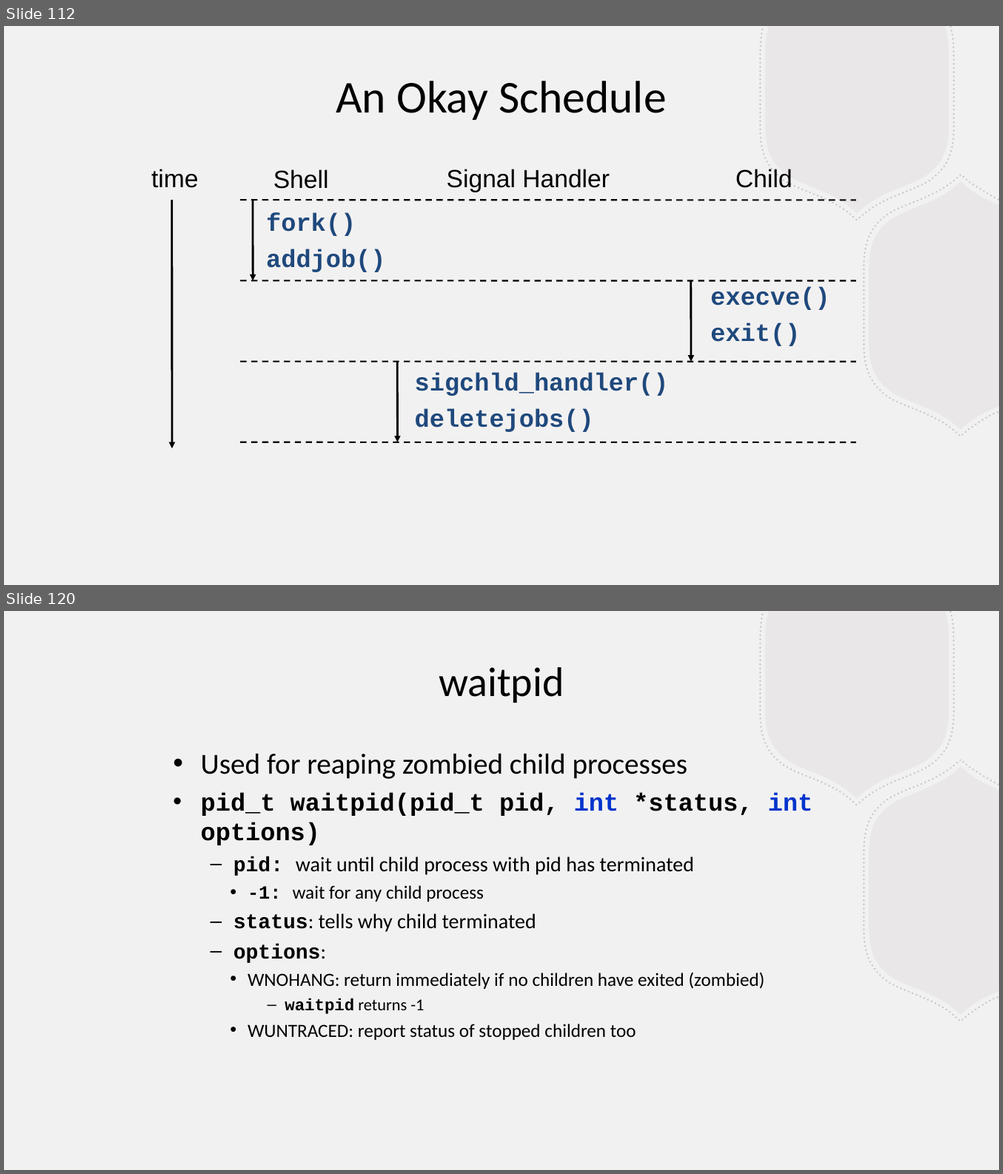
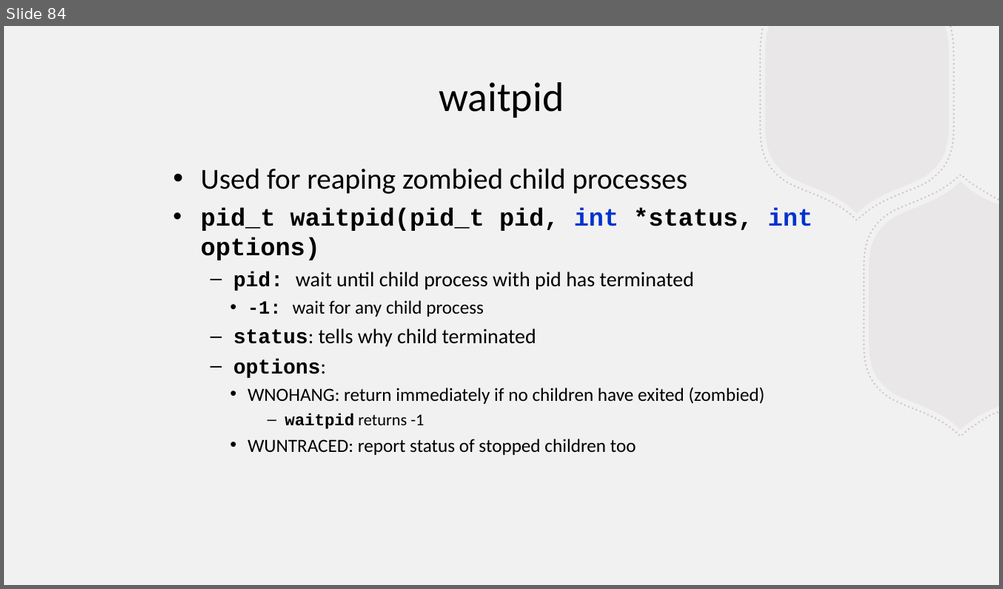
Before and after one commit to BillJr99/Ursinus-CS376, a slide deck: files/lectures/shellipc.pptx. Shown one above the other, each under a label of ours: slides 112 and 120 before the commit, slide 84 after it; the slides between them are not shown. The pictures are 1003x1174 and 1003x589 pixels, drawn with LibreOffice and Linux fonts; fonts in the diff are those of the drawing. Boxes give left, top, right and bottom in pixels: in the first picture for what was removed or moved away, otherwise in the second. Text is boxed around its words. In the diff, an @@ line names an element or a change of style, - is before the commit and + after.

```diff
--- a/files/lectures/shellipc.pptx
+++ b/files/lectures/shellipc.pptx
@@ slide 112 removed at <box>4,26,999,585</box>, background #F2F1F1; not listed: 4 template elements that a slide beside it also shows @@
@@ text removed at <box>336,81,666,120</box> @@
-An Okay Schedule
@@ text removed at <box>151,169,198,188</box> @@
-time
@@ text removed at <box>273,170,329,189</box> @@
-Shell
@@ text removed at <box>447,169,609,192</box> @@
-Signal Handler
@@ text removed at <box>735,168,792,188</box> @@
-Child
@@ arrow removed from (172, 200) to (172, 449) @@
@@ line removed from (241, 200) to (856, 201) @@
@@ arrow removed from (253, 200) to (253, 281) @@
@@ text removed at <box>266,213,385,272</box> @@
-fork()
-addjob()
@@ line removed from (241, 281) to (856, 281) @@
@@ arrow removed from (691, 281) to (691, 362) @@
@@ text removed at <box>710,286,829,346</box> @@
-execve()
-exit()
@@ line removed from (241, 362) to (856, 362) @@
@@ arrow removed from (397, 362) to (397, 443) @@
@@ text removed at <box>415,373,669,432</box> @@
-sigchld_handler()
-deletejobs()
@@ line removed from (241, 443) to (856, 443) @@
@@ what was slide 120 is now slide 84 @@
```
Also in this commit, not shown: 1 slide changed, 1 slide added, 36 other slides removed, 1 other file.
